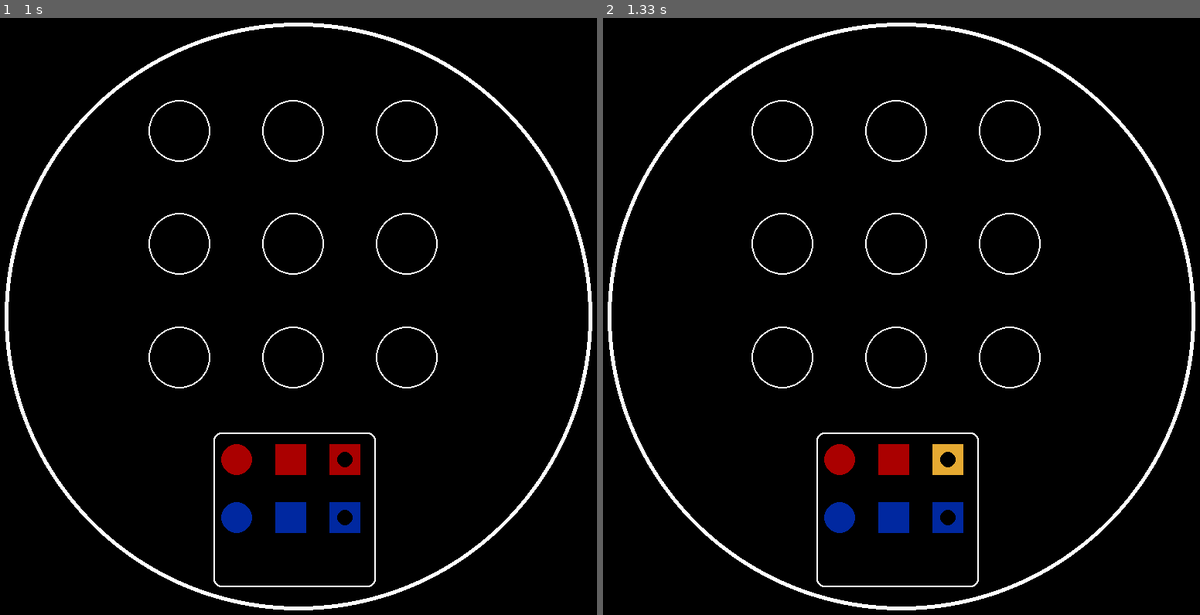
Above: before the commit, frames 1-2 (left to right).
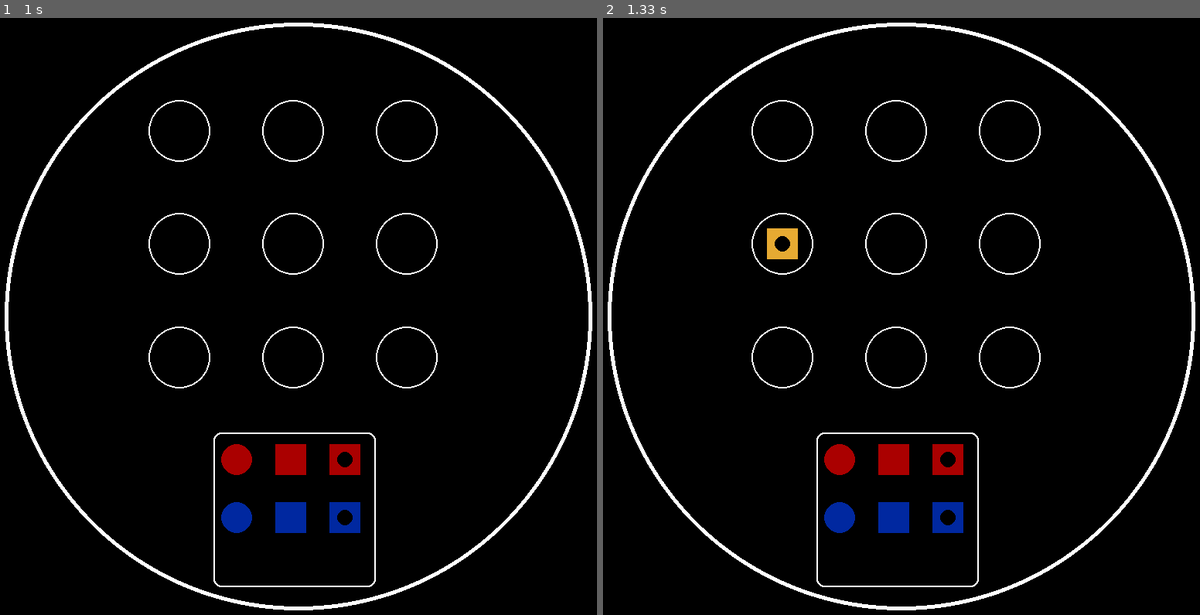
Above: after the commit, the same moments.

Repository: Jakub93-vim/PyGame
Game: pygame game, started from Quarto Game.py
Same seed, same stepped clock (60 frames per second), same inputs: the game is played once before the commit and once after it.
Inputs (mouse positions are in pixels of both pictures, inside the frame that each line leads up to):
- Up to frame 1 (1 s): move the mouse to (358, 453) at 0.83 s
- Up to frame 2 (1.33 s): click (961, 453) at 1 s

Frame 1 is identical in both runs. In frame 2, 0.4% of the frame differs, in the area x 27-61%, y 35-77%.

Commit message:
Selection ang moving tokens

Diff:
--- a/Quarto Game.py
+++ b/Quarto Game.py
@@ -71,7 +71,8 @@
             selected = True
 
     def move(self):
-        self.position = (self.position[0] + 50, self.position[1])
+        self.position = (positionDict['A1'][0], positionDict['A1'][1])
+        print (positionDict)
 
 
 tokens = []
@@ -109,10 +110,8 @@
 
     circPosDict(setOfPosition)
 
-
+positionDict = {}
 def circPosDict(setOfPosition):
-    global positionDict
-    positionDict = {}
     letterPosition = ["A","B","C"]
     numberPosition = ["1","2","3"]
 
@@ -120,7 +119,7 @@
         for letter in letterPosition:
             for number in numberPosition:
                 positionDict[letter + number] = value
-    return positionDict
+
 
 
 def redrawWindow():
@@ -143,6 +142,7 @@
             for x in tokens:
                 if x.mouseAboveToken(x):
                     x.select()
+                    x.move()
 
 
         pygame.time.delay(150)
